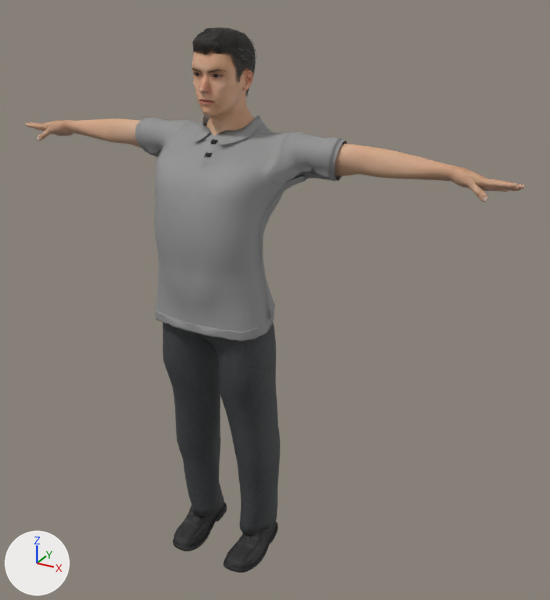
Before and after pictures for a commit that changed the glTF model public/games/nightshift/models/dayguard.glb.
Rendered twice from a 50 mm lens placed at (1.206, -1.834, 1.889), pointed at (0.137, 0.111, 0.917). The lights are fixed; the arrows at lower left show +X, +Y and +Z. The older version comes first. Vertices at exactly the same position are counted once.

In view in the first picture: 'cloth_namuhekam_male_polo_shirt', 'cloth_shoes04', 'cloth_toigo_wool_pants', 'hair', 'skin'.
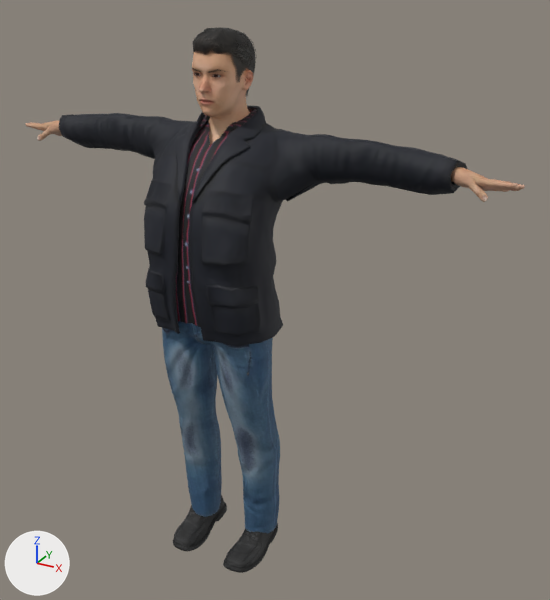
The change, as a diff of the scene's bpy script:
```diff
--- a/public/games/nightshift/models/dayguard.glb.py
+++ b/public/games/nightshift/models/dayguard.glb.py
@@ img_male_casualsuit05_normal @@
+img_male_casualsuit05_normal = load_image('male_casualsuit05_normal', '_unpacked/male_casualsuit05_normal', 1024, 1024, 'Non-Color')
@@ img_male_casualsuit05_diffuse @@
+img_male_casualsuit05_diffuse = load_image('male_casualsuit05_diffuse', '_unpacked/male_casualsuit05_diffuse', 2048, 2048, 'sRGB')
@@ mat_dayguard_male_casualsuit05 @@
+mat_dayguard_male_casualsuit05 = bpy.data.materials.new('dayguard.male_casualsuit05')
+# uses the picture img_male_casualsuit05_diffuse
+# uses the picture img_male_casualsuit05_normal
@@ me_skin @@
 # used by ob_skin; location = (0.0, 0.0, 0.0)
-me_skin.from_pydata(...)  # 11134 vertices, 22228 faces; spans x -0.85..0.85, y -0.15..0.19, z 0.16..1.72
+me_skin.from_pydata(...)  # 7992 vertices, 15816 faces; spans x -0.85..0.85, y -0.06..0.16, z 0.16..1.72
+# me_skin part 1: 51 vertices moved within x -0.8..0.8, y -0.03..0.16, z 0.21..1.61; 3166 vertices removed from x -0.81..0.81, y -0.15..0.19, z 0.32..1.61; 24 vertices added at x -0.81..0.81, y -0.03..0.15, z 1.35..1.61
 me_skin.materials.append(mat_dayguard_body)
@@ me_cloth_male_casualsuit05 @@
+me_cloth_male_casualsuit05.from_pydata(...)  # 3195 vertices, 5996 faces; spans x -0.688..0.688, y -0.193..0.21, z 0.062..1.511
+me_cloth_male_casualsuit05.materials.append(mat_dayguard_male_casualsuit05)
@@ ob_cloth_namuhekam_male_polo_shirt @@
-ob_cloth_namuhekam_male_polo_shirt = bpy.data.objects.new('cloth_namuhekam_male_polo_shirt', me_cloth_namuhekam_male_polo_shirt)
-ob_cloth_namuhekam_male_polo_shirt.location = (0.0, 0.0, 0.0)
@@ ob_cloth_toigo_wool_pants @@
-ob_cloth_toigo_wool_pants = bpy.data.objects.new('cloth_toigo_wool_pants', me_cloth_toigo_wool_pants)
-ob_cloth_toigo_wool_pants.location = (0.0, 0.0, 0.0)
@@ ob_cloth_male_casualsuit05 @@
+ob_cloth_male_casualsuit05 = bpy.data.objects.new('cloth_male_casualsuit05', me_cloth_male_casualsuit05)
+ob_cloth_male_casualsuit05.location = (0.0, 0.0, 0.0)
```

Changed parts and their boxes [x1, y1, x2, y2] in the pictures (550 x 600 px):
'cloth_male_casualsuit05', added
    after: [59, 106, 467, 533]
'cloth_namuhekam_male_polo_shirt', deleted
    before: [135, 114, 347, 341]
'cloth_toigo_wool_pants', deleted
    before: [163, 322, 280, 535]
part 1 of me_skin, built on
    before: [70, 76, 505, 191]
    after: [211, 77, 509, 191]
